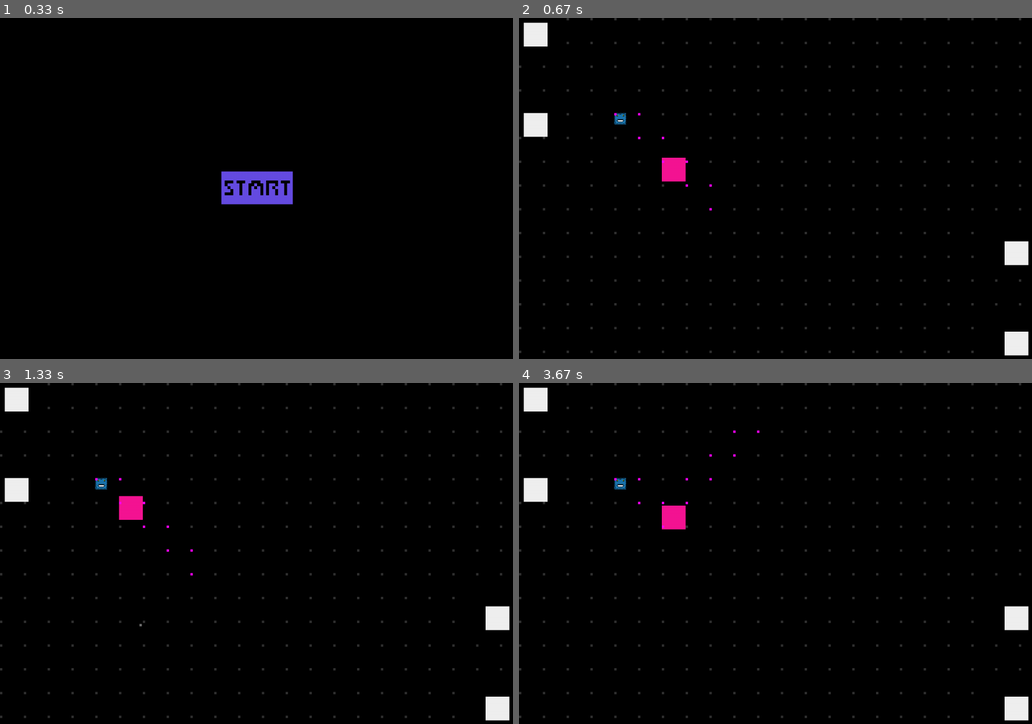
Above: before the commit, frames 1-4 (two rows, left to right).
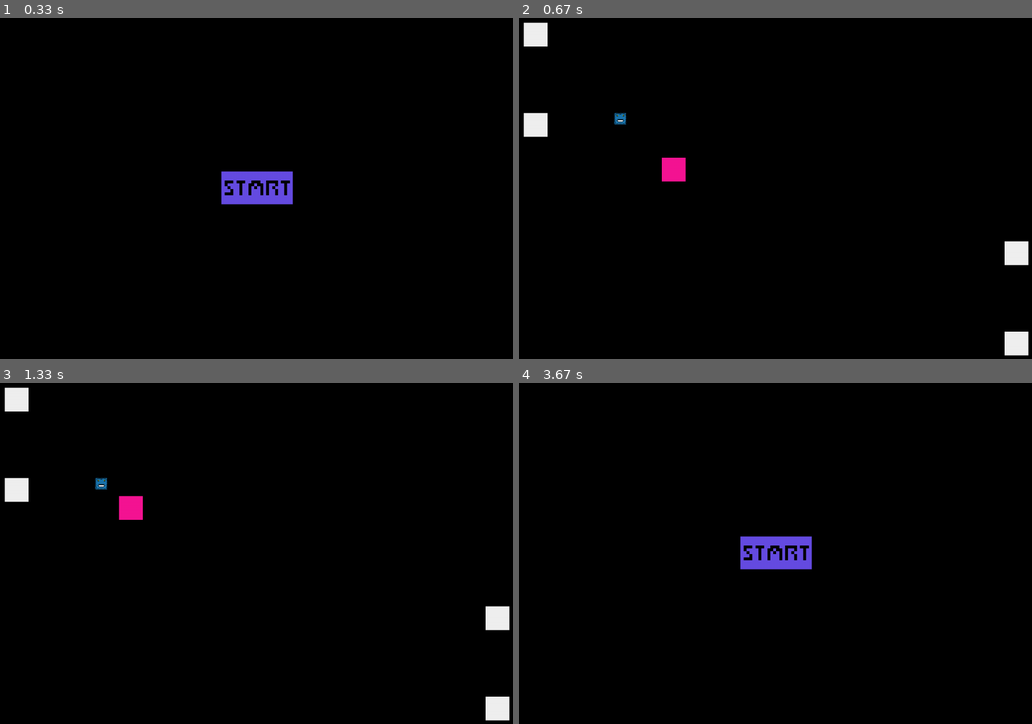
Above: after the commit, the same moments.

Repository: finnstamer/pygameInformatik
Game: pygame game, started from game.py
The game is run twice, just before and just after one commit, with the same random seed, the same clock (stepped at 60 frames per second) and the same inputs.
Inputs (mouse positions are in pixels of both pictures, inside the frame that each line leads up to):
- Up to frame 1 (0.33 s): no input
- Up to frame 2 (0.67 s): click (775, 188) at 0.38 s
- Up to frame 3 (1.33 s): click (420, 543) at 0.72 s; click (133, 556) at 1.05 s
- Up to frame 4 (3.67 s): hold Right 1.33-1.8 s; move the mouse to (826, 628) at 1.37 s; click (775, 553) at 1.88 s; tap W at 2.17, 2.83 s; tap D at 2.5 s

Frame 1 is identical in both runs. In frame 2, 1.0% of the frame differs, in the area x 0-98%, y 0-99%; in frame 3, 1.0%; in frame 4, 3.9%, in the area x 0-100%, y 0-99%.

Commit message:
Fixed Movement and its Collision Checking

Diff:
--- a/base/core/Action/MovementRoutine.py
+++ b/base/core/Action/MovementRoutine.py
@@ -4,6 +4,7 @@
 from base.core.Event.Event import Event
 from base.core.Event.Events import Events
 from base.nodes.PathFinder import PathFinder
+from base.objects.Actions.Actions.LineMovementAction import LineMovementAction
 from base.objects.Actions.Actions.MovementAction import MovementAction
 from base.core.Object.GameObject import GameObject
 
@@ -14,7 +15,7 @@
         self.grid = NodeStorage.findGrid(self.object)
         self.pathVisualizer = NodeVisualizer([])
         self.gridVisualizer = NodeVisualizer([], (50, 50, 50))
-        self.gridVisualizer.setNodes(self.grid).start()
+        self.gridVisualizer.setNodes(self.grid)
 
         self.middlewareHandler.on("start", lambda: Events.subscribe("game.tick", self.run))
         self.middlewareHandler.on("stop", lambda: Events.unsubscribe("game.tick", self.run))
@@ -37,4 +38,4 @@
             lastPos = self.actions[-1].endState if len(self.actions) > 0 else self.object.pos
             actions.append(MovementAction(self.object, n.pos))
         self.setActions(actions)
-        self.pathVisualizer.setNodes(path).start()
+        self.pathVisualizer.setNodes(path)
--- a/base/core/Dependencies/Movement.py
+++ b/base/core/Dependencies/Movement.py
@@ -7,36 +7,39 @@
 class Movement:
 
     # Given a list of solid, blocking objects, check if a position of a given object is allowed.
-    def allowPosition(obj: object, pos: pygame.Vector2) -> bool:
+    def allowPosition(obj: object, pos: pygame.Vector2, objs: List = None) -> bool:
         pyRect = obj.cRect.get(pos, pygame.Vector2(pos.x + obj.cRect.width, pos.y + obj.cRect.height)).toPyRect()
-        for solid in Game.level().nonFluidSolids:
-            if solid.collidesWith(pyRect):
+        objects = Game.level().solids if objs is None else objs
+        for solid in objects:
+            if solid != obj and solid.collidesWith(pyRect):
                 return False
         return True
 
-    def collidingObjects(obj: object, pos: pygame.Vector2) -> List[object]:
+    def collidingObjects(obj: object, pos: pygame.Vector2, objs=None) -> List[object]:
         objects = []
         pyRect = obj.cRect.get(pos, pygame.Vector2(pos.x + obj.cRect.width, pos.y + obj.cRect.height)).toPyRect()
-        for solid in Game.level().nonFluidSolids:
+        solids = Game.level().solids if objs is None else objs
+
+        for solid in solids:
             if solid.collidesWith(pyRect):
                 objects.append(solid)
         return objects
 
     # Given a list of solid, blocking objects, return the furthest position a given object can move, till it will be blocked
     # Is the object blocked in its original position, it returns None
-    def furthestMove(obj: object, pos: pygame.Vector2, startPos: pygame.Vector2 = None) -> pygame.Vector2 or None:
+    def furthestMove(obj: object, pos: pygame.Vector2, startPos: pygame.Vector2 = None, objs = None) -> pygame.Vector2 or None:
         startPos = obj.pos if startPos is None else startPos
         x = startPos.y == pos.y
 
         steps = int(pos.x - startPos.x if x else pos.y - startPos.y)
         if steps == 0:
-            return pos if Movement.allowPosition(obj, pos) else None
+            return pos if Movement.allowPosition(obj, pos, objs) else None
 
         stepsRange = list(range(0, steps + 1 if steps > 0 else steps - 1, 1 if steps > 0 else -1))
         for s in stepsRange:
             i = abs(s)
             pos = pygame.Vector2(startPos.x + s if x else startPos.x, startPos.y + s if not x else startPos.y)
-            if Movement.allowPosition(obj, pos) == False:
+            if Movement.allowPosition(obj, pos, objs) == False:
                 if i == 0:
                     return None
                 return stepsRange[i - 1]
@@ -44,19 +47,19 @@
         return stepsRange[-1]
 
     # Selbes Prinzip wie bei .furthestMove(), es werden dagegen noch die kolliderienden Objekte zurückgegeben
-    def furthestMove_collider(obj: object, pos: pygame.Vector2, startPos: pygame.Vector2 = None) -> Tuple[pygame.Vector2 or None, List[object]]:
+    def furthestMove_collider(obj: object, pos: pygame.Vector2, startPos: pygame.Vector2 = None, objs =None) -> Tuple[pygame.Vector2 or None, List[object]]:
         startPos = obj.pos if startPos is None else startPos
         x = startPos.y == pos.y
 
         steps = int(pos.x - startPos.x if x else pos.y - startPos.y)
         if steps == 0:
-            return pos if Movement.allowPosition(obj, pos) else None
+            return pos if Movement.allowPosition(obj, pos, objs) else None
 
         stepsRange = list(range(0, steps + 1 if steps > 0 else steps - 1, 1 if steps > 0 else -1))
         for s in stepsRange:
             i = abs(s)
             pos = pygame.Vector2(startPos.x + s if x else startPos.x, startPos.y + s if not x else startPos.y)
-            collidingObjects = Movement.collidingObjects(obj, pos)
+            collidingObjects = Movement.collidingObjects(obj, pos, objs)
             if len(collidingObjects) > 0:
                 if i == 0:
                     return (None, collidingObjects)
@@ -66,7 +69,7 @@
 
     # Given a list of solid, blocking objects, return the first position a given object can move, till it will be blocked
     # Is the object blocked in its original position, it returns None
-    def firstMove(obj: object, pos: pygame.Vector2, solidObjects: List[object], startPos: pygame.Vector2 = None) -> pygame.Vector2 or None:
+    def firstMove(obj: object, pos: pygame.Vector2, solidObjects: List[object], startPos: pygame.Vector2 = None, objs = None) -> pygame.Vector2 or None:
         startPos = obj.pos if startPos is None else startPos
         x = pos.y == startPos.y
 
@@ -74,11 +77,11 @@
         stepsRange = list(range(0, steps, 1 if steps > 0 else -1))
         for s in stepsRange:
             pos = pygame.Vector2(startPos.x + s if x else startPos.x, startPos.y + s if not x else startPos.y)
-            if Movement.allowPosition(obj, pos) == True:
+            if Movement.allowPosition(obj, pos, objs) == True:
                 return pos
         return None
 
-    def furthestLineMovement(obj: object, pos: pygame.Vector2):
+    def furthestLineMovement(obj: object, pos: pygame.Vector2, objs=None):
         xDiff = pos.x - obj.pos.x
         yDiff = pos.y - obj.pos.y
         distance = sqrt(xDiff ** 2 + yDiff ** 2)
@@ -87,7 +90,7 @@
         lastPos = pos
         for i in range(int(distance)):
             _pos = pygame.Vector2(int(obj.pos.x + i * xAdjust), int(obj.pos.y + i* yAdjust))
-            if Movement.allowPosition(obj, _pos) is False:
-                return (lastPos, Movement.collidingObjects(obj, lastPos))
+            if Movement.allowPosition(obj, _pos, objs) is False:
+                return (lastPos, Movement.collidingObjects(obj, lastPos, objs))
             lastPos = pos
         return (pos, [])
--- a/base/core/Dependencies/NodeGenerator.py
+++ b/base/core/Dependencies/NodeGenerator.py
@@ -26,7 +26,7 @@
                 skipped[x].append(skipped[x][y - 1] if y > 0 else 0)
 
                 vec = Vector2(x * modx, y * mody)
-                if not Movement.allowPosition(obj, vec):
+                if not Movement.allowPosition(obj, vec, Game.level().nonFluidSolids):
                     nodes.append(Node(Vector2(-1, -1)))
                     skipped[x][y] += 1
                     continue
--- a/base/core/Level/Level.py
+++ b/base/core/Level/Level.py
@@ -6,6 +6,8 @@
         self.active = False
         self.id = id
         self.objects = []
+        self.nonFluidSolids = []
+        self.solids = []
         self.add(*list(objects))
 
     def draw(self):
@@ -16,13 +18,13 @@
         for obj in list(objs):
             if obj not in self.objects:
                 self.objects.append(obj)
-        self.updateNonFluidSolids()
+        self.update()
 
     def remove(self, *objs: object):
         for obj in list(objs):
             if obj in self.objects:
                 self.objects.remove(obj)
-        self.updateNonFluidSolids()
+        self.update()
 
     def deactivate(self):
         self.active = False
@@ -34,9 +36,17 @@
         for obj in self.objects:
             obj.active = True
 
+    def update(self):
+        self.updateNonFluidSolids()
+        self.updateSolids()
+
     def updateNonFluidSolids(self):
         self.nonFluidSolids = list(filter(lambda x: x.solid and not x.fluid and x.active, self.objects))
         return self
 
+    def updateSolids(self):
+        self.solids = list(filter(lambda x: x.solid and x.active, self.objects))
+        return self
+
     def negativeObjects(self, objs: List[object], allObjects = None) -> object:
         return list(filter(lambda x: x not in objs, self.objects if allObjects is None else allObjects))
--- a/base/core/Object/GameObject.py
+++ b/base/core/Object/GameObject.py
@@ -2,6 +2,7 @@
 from typing import Tuple
 from base.core.Dependencies.Movement import Movement
 from base.core.Event.Events import Events
+from base.core.Game import Game
 from base.geometry.Rectangle import Rectangle
 from base.core.Object.Factory import Factory
 from settings import screen
@@ -119,7 +120,7 @@
 
     # Bewegt wenn möglich ein Objekt zur Position. Sonst bis zur nächsten möglichen Stelle
     def move(self, pos: pygame.Vector2):
-        furthestPos = Movement.furthestMove(self, pos)
+        furthestPos = Movement.furthestMove(self, pos, objs=Game.level().nonFluidSolids)
         if furthestPos is not None:
             self.updatePos(furthestPos)
         return self
--- a/base/objects/Actions/Actions/LineMovementAction.py
+++ b/base/objects/Actions/Actions/LineMovementAction.py
@@ -16,6 +16,9 @@
         yDiff = self.endState.y - self.object.pos.y
         distance = sqrt(xDiff ** 2 + yDiff ** 2)
         steps = int(distance / self.object.speed)
+        if steps == 0:
+            self.stepsToDo = 0
+            return
         self.xAdjust = int(xDiff / steps)
         self.yAdjust = int(yDiff / steps)
         self.stepsToDo = steps
--- a/base/objects/Actions/Actions/ShootWeaponAction.py
+++ b/base/objects/Actions/Actions/ShootWeaponAction.py
@@ -36,7 +36,7 @@
     # die Aktion beendet und das Objekt entfernt
     def evaluateNextPos(self, pos) -> Vector2:
         furthestMove, objects = Movement.furthestLineMovement(self.object, pos)
-        if len(objects)  > 0:
+        if len(objects) > 0:
             self.hitObjects = objects
             self.middlewareHandler.dispatch("shot.hit")
             self.stop()
--- a/base/objects/Enemy.py
+++ b/base/objects/Enemy.py
@@ -36,20 +36,16 @@
         Events.subscribe("game.tick", self.onTick)
         Events.subscribe(f"{self.id}.died", self.onDied)
 
-
-
-
         collisionWithPlayerEvent, _ = CollisionWatcher.watch(self, player)
         Events.subscribe(collisionWithPlayerEvent, self.onPlayerCollision)
 
     # Lade Routinen, wenn alle nonFluidsSolids geladen sind
     def onLoad(self, e):
-        print("Loaded")
         self.movement = MovementRoutine(self)
         self.follow = FollowObjectRoutine(self, Factory.get("player"))
 
     def onPlayerCollision(self, e):
-        Game.level().reset()
+        Game.setLevel(0)
 
     def onMovement(self, event):
         if Factory.get("player").collidesWith(self.alertedRadiusObject.rect):
